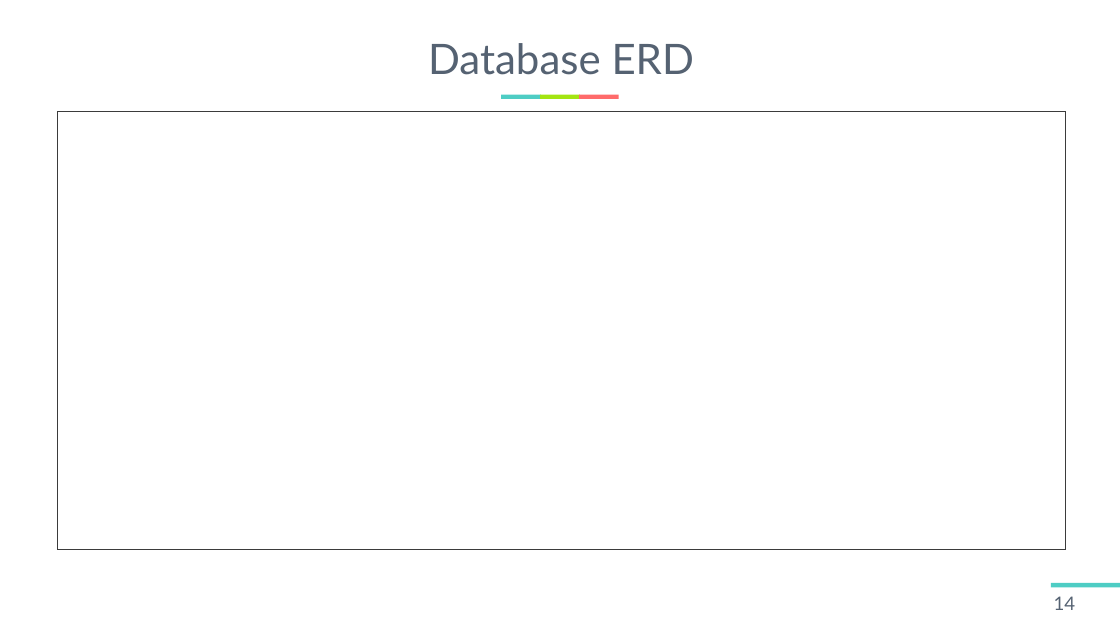
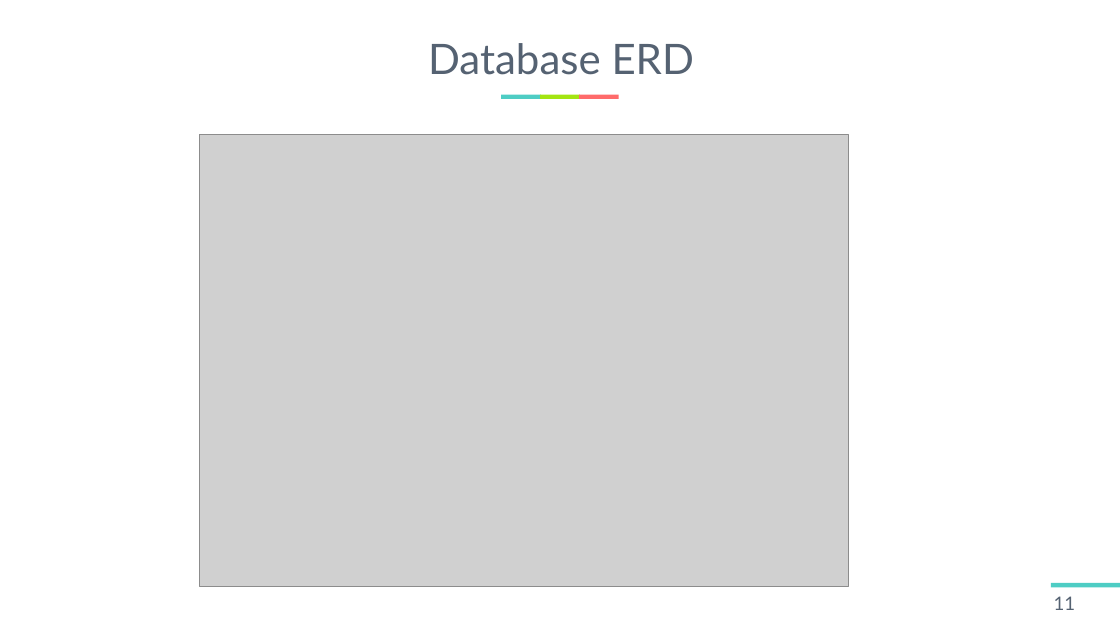
Before and after one commit to LouisKisaragi/BB-Bank, a slide deck: slide 11 of report/BB PANK 발표자료.pptx (slide 14 before the commit). Drawn at 1120x630 pixels with LibreOffice and Linux fonts; fonts in the diff are those of the drawing; grey boxes stand for pictures. Boxes give left, top, right and bottom in pixels: in the first picture for what was removed or moved away, otherwise in the second. Text is boxed around its words. In the diff, an @@ line names an element or a change of style, - is before the commit and + after.

```diff
--- a/report/BB PANK 발표자료.pptx
+++ b/report/BB PANK 발표자료.pptx
@@ rectangle removed at [57,112,1065,549] @@
@@ picture added at [199,134,848,586] @@
@@ page number at [1054,596,1076,610]: text changed @@
-14
+11
```
Also in this commit, not shown: 7 other slides changed, 5 slides added, 8 slides removed, 1 other file.
